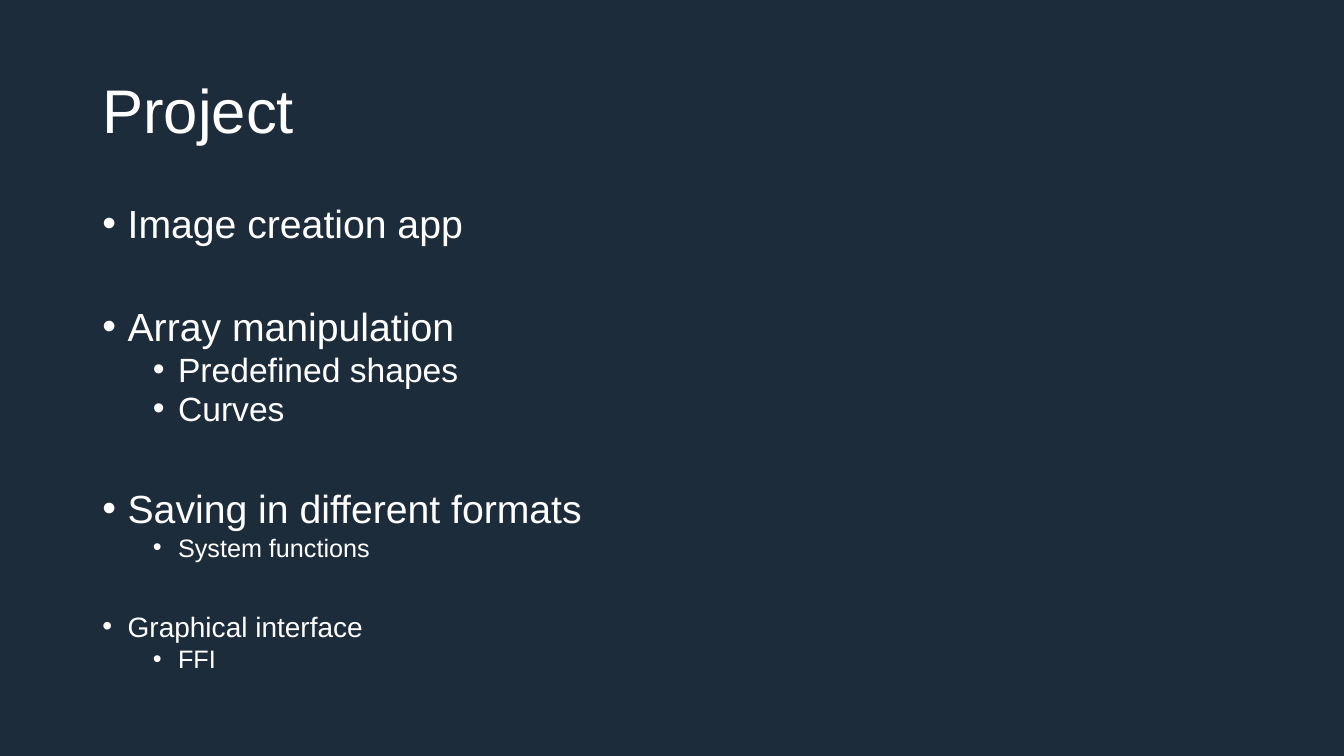
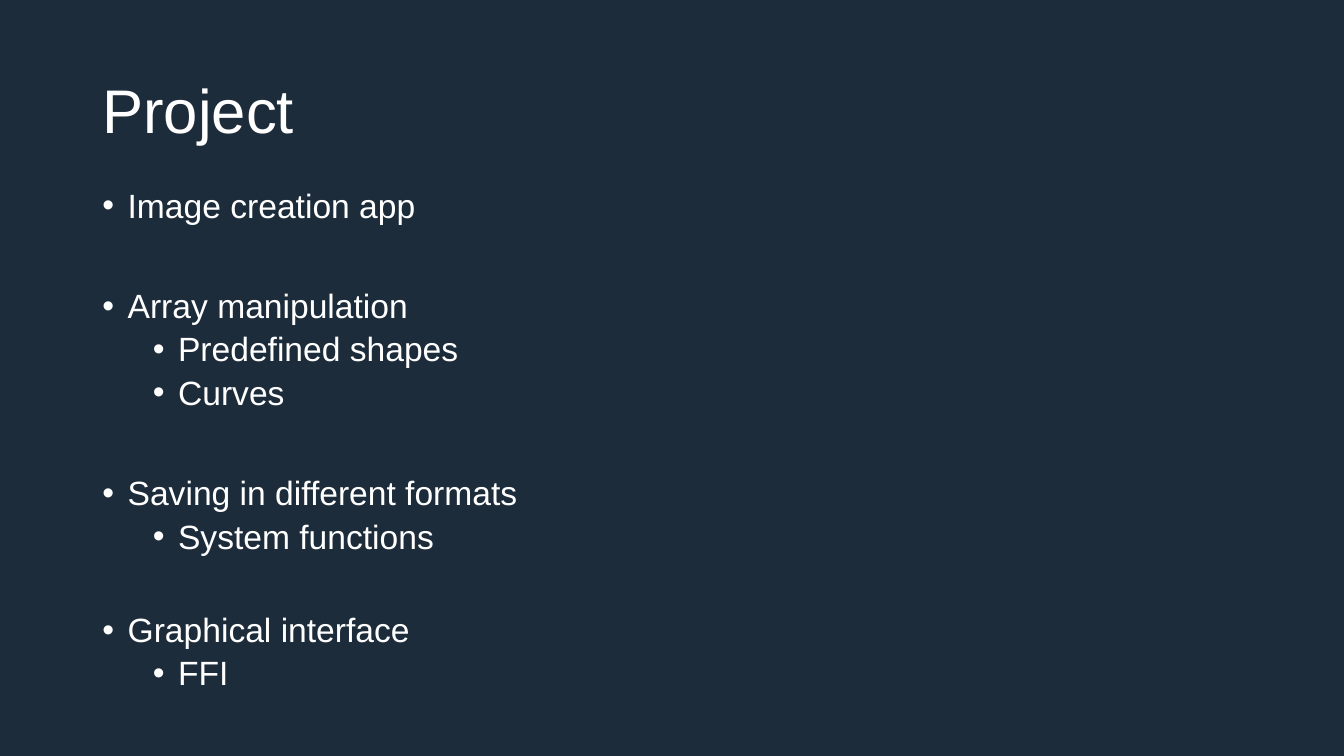
Before and after one commit to IEscher/PLM_uiua, a slide deck: slide 10 of documents/Presentation.pptx. Drawn at 1344x756 pixels with LibreOffice and Linux fonts; fonts in the diff are those of the drawing. Boxes give left, top, right and bottom in pixels: in the first picture for what was removed or moved away, otherwise in the second. Text is boxed around its words. In the diff, an @@ line names an element or a change of style, - is before the commit and + after.

```diff
--- a/documents/Presentation.pptx
+++ b/documents/Presentation.pptx
@@ text "Image creation app" at [128, 193, 517, 685]: size 28 to 24 pt in "Image creation app", "Array manipulation", "Saving in different formats"; size 18 to 24 pt in "System functions", "FFI"; size 20 to 24 pt in "Graphical interface"; line spacing 0.8 to 0.9 @@
```
Also in this commit, not shown: 1 other slide changed.
